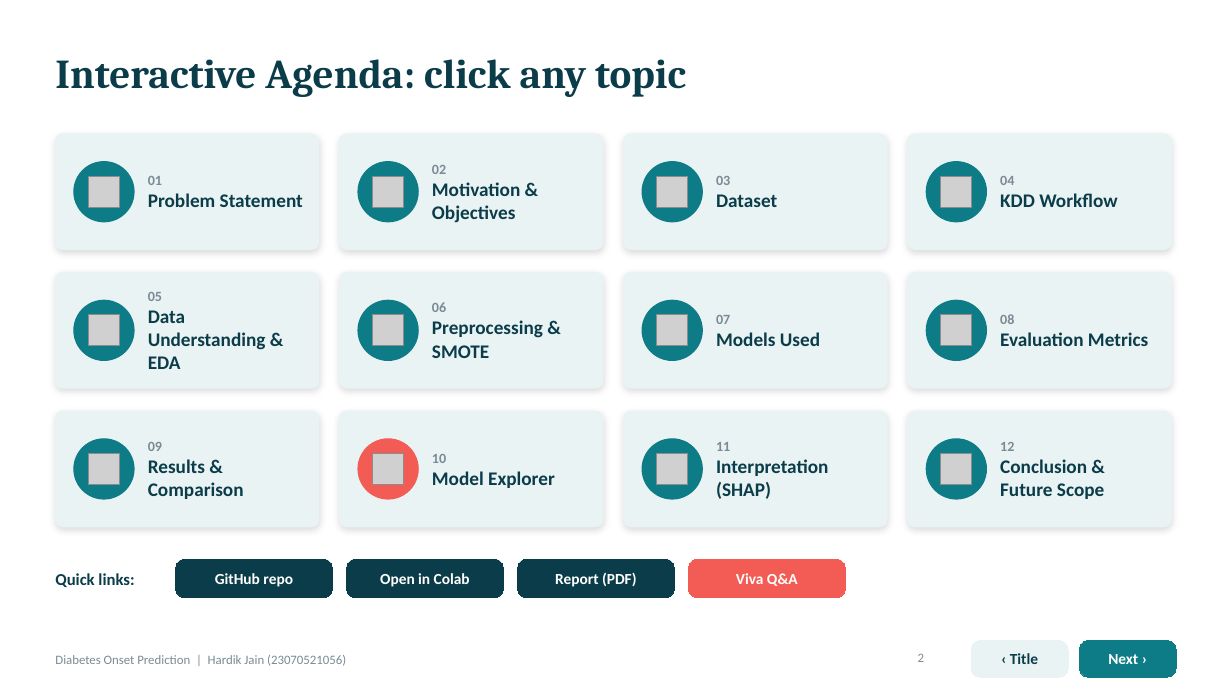
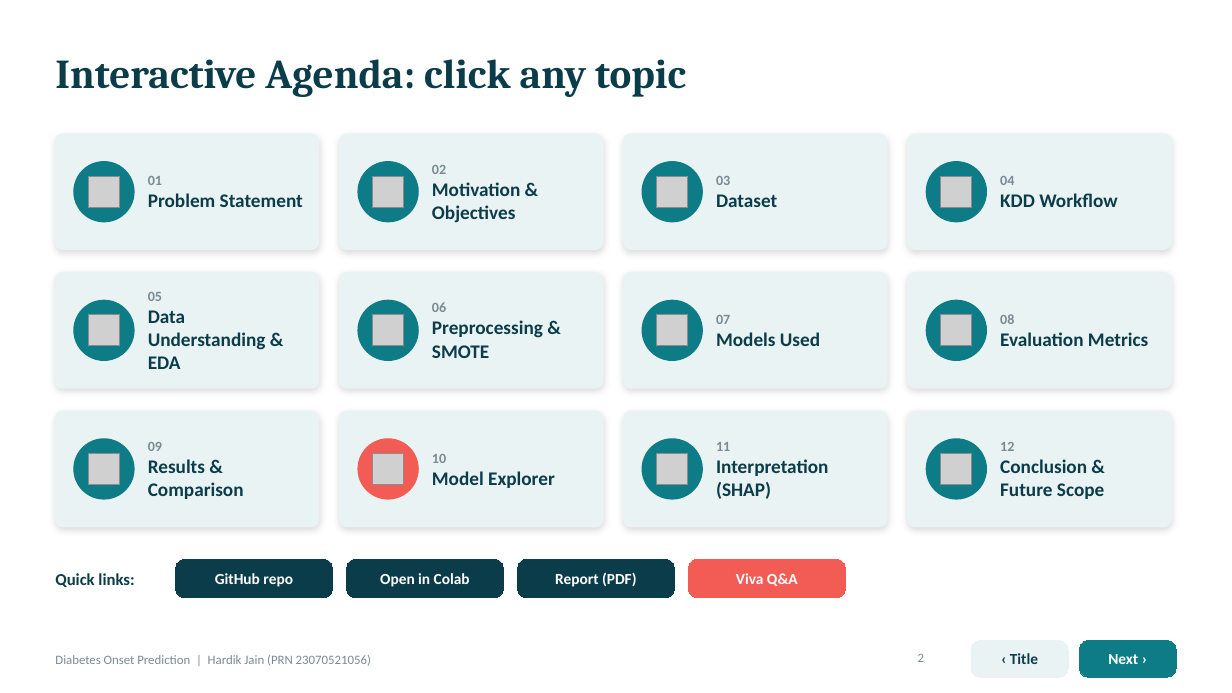
Before and after one commit to hardikjain2005/-Predictive-Analytics-CA-3-Diabetes-Onset-Prediction-Using-Machine-Learning, a slide deck: slide 2 of presentation/Diabetes_Onset_Prediction_Presentation.pptx. Drawn at 1232x693 pixels with LibreOffice and Linux fonts; fonts in the diff are those of the drawing; grey boxes stand for pictures. Boxes give left, top, right and bottom in pixels: in the first picture for what was removed or moved away, otherwise in the second. Text is boxed around its words. In the diff, an @@ line names an element or a change of style, - is before the commit and + after.

```diff
--- a/presentation/Diabetes_Onset_Prediction_Presentation.pptx
+++ b/presentation/Diabetes_Onset_Prediction_Presentation.pptx
@@ text at bbox=[55, 655, 371, 666]: text changed @@
-Diabetes Onset Prediction | Hardik Jain (23070521056)
+Diabetes Onset Prediction | Hardik Jain (PRN 23070521056)
```
Also in this commit, not shown: 20 other slides changed.
